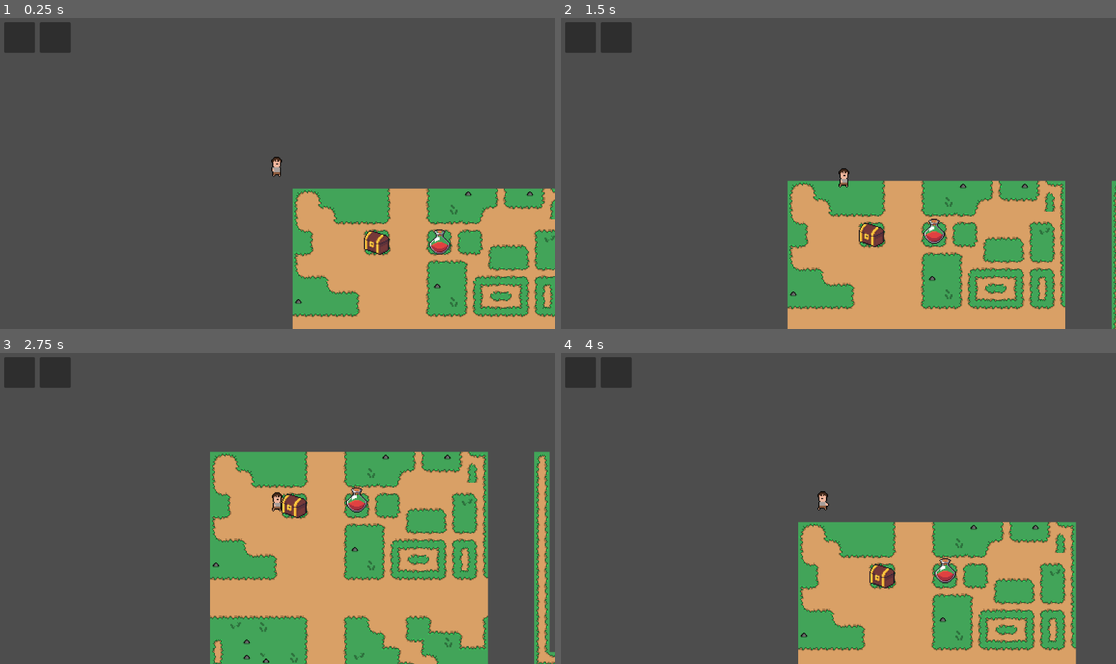
Above: before the commit, frames 1-4 (two rows, left to right).
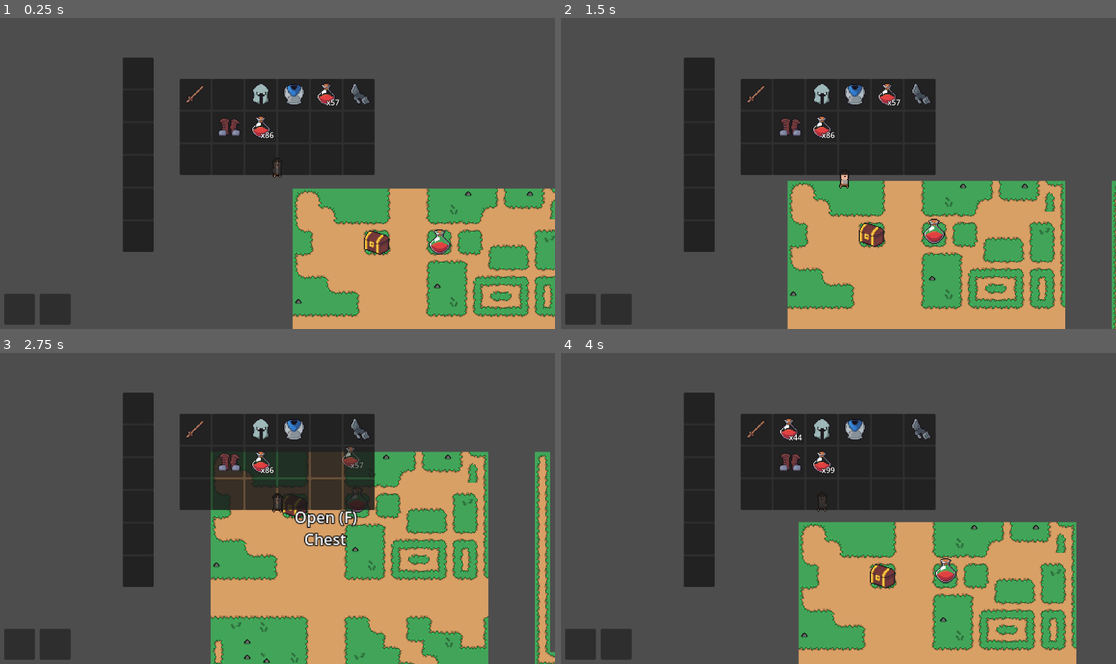
Above: after the commit, the same moments.

Repository: Lazy-Lizard-Games/Dungeons-Dooses
Game: Godot game, scene res://scenes/main.tscn
Same seed, same stepped clock (60 frames per second), same inputs: the game is played once before the commit and once after it.
Inputs (mouse positions are in pixels of both pictures, inside the frame that each line leads up to):
- Up to frame 1 (0.25 s): no input
- Up to frame 2 (1.5 s): tap Enter at 0.5 s; move the mouse to (583, 36) at 0.52 s; hold D (move_right) 0.53-1.28 s; tap X (holster) at 0.6 s; click (583, 36) at 0.67 s; right-click (583, 36) at 0.8 s; move the mouse to (616, 36) at 1.27 s; hold S (move_down) from 1.28 s (still down); right-click (616, 36) at 1.35 s; click (616, 36) at 1.42 s
- Up to frame 3 (2.75 s): tap Mouse wheel down (scroll_down) at 1.55, 2.1 s; move the mouse to (333, 440) at 2.02 s; release S (move_down) at 2.03 s; hold D (move_right) from 2.03 s (still down); click (333, 440) at 2.17 s; tap Mouse wheel up (scroll_up) at 2.3 s
- Up to frame 4 (4 s): move the mouse to (810, 570) at 2.77 s; release D (move_right) at 2.78 s; hold W (move_up) 2.78-3.53 s; tap Mouse wheel up (scroll_up) at 2.85 s; click (810, 570) at 2.92 s; tap F (interact, bound only after the commit) at 3.05, 3.6 s; move the mouse to (1005, 555) at 3.52 s; hold A (move_left) from 3.53 s (still down); click (1005, 555) at 3.67 s; tap X (holster) at 3.8 s

The runs differ from the first frame. In frame 1, 16% of the frame differs, in the area x 0-68%, y 1-99%; in frame 2, 16%; in frame 3, 20%, in the area x 0-100%, y 1-100%; in frame 4, 18%.

Commit message:
Update Interactions
Changed the way the player interacts with objects and pickups in the world. Now the player has an area that monitors for interactable objects and when the player presses the interact key it will interact with the closest object. This interaction will be different depending on the object.

Diff:
--- a/interactable/chest.gd
+++ b/interactable/chest.gd
@@ -1,9 +1,20 @@
-extends StaticBody2D
+extends Interactable
 
 signal toggle_inventory(external_inventory_owner)
 
 @export var inventory_data: InventoryData
-var _name = "Chest"
 
-func player_interact() -> void:
+var interacting_body: Node2D = null
+
+func interact(body: Node2D) -> void:
+	interacting_body = body
 	toggle_inventory.emit(self)
+
+func _physics_process(delta: float) -> void:
+	if interacting_body:
+		if position.distance_to(interacting_body.position) > 50:
+			clear_body()
+			toggle_inventory.emit(self)
+
+func clear_body() -> void:
+	interacting_body = null
--- a/interactable/chest.tscn
+++ b/interactable/chest.tscn
@@ -10,10 +10,12 @@
 [sub_resource type="RectangleShape2D" id="RectangleShape2D_6u4ot"]
 size = Vector2(26, 25)
 
-[node name="Chest" type="StaticBody2D" groups=["external_inventory"]]
+[node name="Chest" type="StaticBody2D" groups=["external_inventory", "interactable"]]
 collision_layer = 5
 collision_mask = 4
 script = ExtResource("1_lmdof")
+action_name = "Open"
+interact_name = "Chest"
 
 [node name="Sprite2D" type="Sprite2D" parent="."]
 texture = SubResource("AtlasTexture_biuf4")
--- /dev/null
+++ b/interactable/interactable.gd
@@ -0,0 +1,14 @@
+extends StaticBody2D
+class_name Interactable
+
+@export var action_name: String
+@export var interact_name: String
+
+func interact(body: Node2D) -> void:
+	print("Interact!")
+
+func get_interact_name() -> String:
+	return interact_name
+
+func get_action_name() -> String:
+	return "%s (%s)" % [action_name, InputMap.action_get_events("interact")[0].as_text()[0]]
--- /dev/null
+++ b/interactable/pickup.gd
@@ -0,0 +1,21 @@
+extends Interactable
+
+@export var slot_data: SlotData
+@onready var sprite_2d: Sprite2D = $Sprite2D
+
+var time_alive = 0
+
+func _ready() -> void:
+	sprite_2d.texture = slot_data.item_data.texture
+	interact_name = slot_data.item_data.name
+
+func _physics_process(delta: float) -> void:
+	time_alive += delta
+	position.y -= sin(time_alive)*0.05
+
+func interact(body: Node2D) -> void:
+	if body.inventory_data.pick_up_slot_data(slot_data):
+		queue_free()
+
+func get_interact_name() -> String:
+	return "%s x%s" % [interact_name, slot_data.quantity]
--- /dev/null
+++ b/interactable/pickup.tscn
@@ -0,0 +1,23 @@
+[gd_scene load_steps=5 format=3 uid="uid://biv6bo2ifthr8"]
+
+[ext_resource type="Script" path="res://interactable/pickup.gd" id="1_y7jof"]
+[ext_resource type="Texture2D" uid="uid://b6y8na6rm2gcb" path="res://resources/item/#1 - Transparent Icons.png" id="2_8bmxu"]
+
+[sub_resource type="AtlasTexture" id="AtlasTexture_jsop2"]
+atlas = ExtResource("2_8bmxu")
+region = Rect2(0, 0, 32, 32)
+
+[sub_resource type="CircleShape2D" id="CircleShape2D_7roox"]
+radius = 20.0
+
+[node name="Pickup" type="StaticBody2D" groups=["interactable"]]
+collision_layer = 4
+script = ExtResource("1_y7jof")
+action_name = "Pickup"
+interact_name = "Item"
+
+[node name="Sprite2D" type="Sprite2D" parent="."]
+texture = SubResource("AtlasTexture_jsop2")
+
+[node name="CollisionShape2D" type="CollisionShape2D" parent="."]
+shape = SubResource("CircleShape2D_7roox")
--- a/project.godot
+++ b/project.godot
@@ -45,9 +45,9 @@
 "events": [Object(InputEventKey,"resource_local_to_scene":false,"resource_name":"","device":-1,"window_id":0,"alt_press …(182 unchanged characters)…
 ]
 }
-interract={
+interact={
 "deadzone": 0.5,
-"events": [Object(InputEventMouseButton,"resource_local_to_scene":false,"resource_name":"","device":-1,"window_id":0,"alt_pressed":false,"shift_pressed":false,"ctrl_pressed":false,"meta_pressed":false,"button_mask":0,"position":Vector2(0, 0),"global_position":Vector2(0, 0),"factor":1.0,"button_index":2,"canceled":false,"pressed":false,"double_click":false,"script":null)
+"events": [Object(InputEventKey,"resource_local_to_scene":false,"resource_name":"","device":-1,"window_id":0,"alt_pressed":false,"shift_pressed":false,"ctrl_pressed":false,"meta_pressed":false,"pressed":false,"keycode":0,"physical_keycode":70,"key_label":0,"unicode":102,"echo":false,"script":null)
 ]
 }
 primary={
--- a/resources/item/pickup.gd
+++ /dev/null
@@ -1,29 +0,0 @@
-extends RigidBody2D
-
-@export var slot_data: SlotData
-@onready var sprite_2d: Sprite2D = $Sprite2D
-@onready var area_2d: Area2D = $Area2D
-
-var time_alive = 0
-var ignore_pickup_timer = 0
-var _name = ""
-
-func _ready() -> void:
-	sprite_2d.texture = slot_data.item_data.texture
-	_name = slot_data.item_data.name
-
-func _physics_process(delta: float) -> void:
-	if ignore_pickup_timer:
-		ignore_pickup_timer -= delta
-		if ignore_pickup_timer <= 0:
-			area_2d.monitoring = true
-	time_alive += delta
-	position.y -= sin(time_alive)*0.05
-
-func set_ignore_timer(timer: int):
-	ignore_pickup_timer = timer
-	area_2d.monitoring = false
-
-func _on_area_2d_body_entered(body: Node2D) -> void:
-	if body.inventory_data.pick_up_slot_data(slot_data):
-		queue_free()
--- a/resources/item/pickup.tscn
+++ /dev/null
@@ -1,33 +0,0 @@
-[gd_scene load_steps=5 format=3 uid="uid://biv6bo2ifthr8"]
-
-[ext_resource type="Texture2D" uid="uid://b6y8na6rm2gcb" path="res://resources/item/#1 - Transparent Icons.png" id="1_7iufi"]
-[ext_resource type="Script" path="res://resources/item/pickup.gd" id="1_q00dq"]
-
-[sub_resource type="AtlasTexture" id="AtlasTexture_jsop2"]
-atlas = ExtResource("1_7iufi")
-region = Rect2(0, 0, 32, 32)
-
-[sub_resource type="CircleShape2D" id="CircleShape2D_7roox"]
-radius = 20.0
-
-[node name="Pickup" type="RigidBody2D"]
-collision_layer = 4
-mass = 0.01
-gravity_scale = 0.0
-linear_damp = 1.0
-script = ExtResource("1_q00dq")
-
-[node name="Sprite2D" type="Sprite2D" parent="."]
-texture = SubResource("AtlasTexture_jsop2")
-
-[node name="CollisionShape2D" type="CollisionShape2D" parent="."]
-shape = SubResource("CircleShape2D_7roox")
-
-[node name="Area2D" type="Area2D" parent="."]
-collision_layer = 0
-collision_mask = 2
-
-[node name="CollisionShape2D" type="CollisionShape2D" parent="Area2D"]
-shape = SubResource("CircleShape2D_7roox")
-
-[connection signal="body_entered" from="Area2D" to="." method="_on_area_2d_body_entered"]
--- a/scenes/inventory/inventory_interface.gd
+++ b/scenes/inventory/inventory_interface.gd
@@ -5,8 +5,9 @@
 var grabbed_slot_data: SlotData
 var external_inventory_owner
 
-@onready var player_inventory: PanelContainer = $PlayerInventory
-@onready var player_equipment: PanelContainer = $PlayerEquipment
+@onready var player: Control = $Player
+@onready var player_inventory: PanelContainer = $Player/PlayerInventory
+@onready var player_equipment: PanelContainer = $Player/PlayerEquipment
 @onready var grabbed_slot: PanelContainer = $GrabbedSlot
 @onready var external_inventory: PanelContainer = $ExternalInventory
 @onready var info_card: Control = $InfoCard
@@ -55,6 +56,7 @@
 		inventory_data.toggle_slot_info.connect(on_toggle_slot_info)
 		external_inventory.clear_inventory_data(inventory_data)
 		external_inventory.hide()
+		external_inventory_owner.clear_body()
 		external_inventory_owner = null
 
 func on_inventory_interact(inventory_data: InventoryData, index: int, button: int, type: Globals.ITEM_TYPES = Globals.ITEM_TYPES.ITEM, armour_type: Globals.ARMOUR_TYPES = Globals.ARMOUR_TYPES.BODY) -> void:
--- a/scenes/main.gd
+++ b/scenes/main.gd
@@ -1,6 +1,6 @@
 extends Node2D
 
-const PickUp = preload("res://resources/item/pickup.tscn")
+const PickUp = preload("res://interactable/pickup.tscn")
 
 @onready var player: Character = $Player
 @onready var inventory_interface: Control = $UI/InventoryInterface
@@ -24,6 +24,3 @@
 	pickup.slot_data = slot_data
 	pickup.position = player.position
 	pickups.add_child(pickup)
-	pickup.set_ignore_timer(1)
-	var force = player.global_position.direction_to(get_global_mouse_position())
-	pickup.apply_central_force(force*100)
--- a/scenes/main.tscn
+++ b/scenes/main.tscn
@@ -11,7 +11,7 @@
 [ext_resource type="Resource" uid="uid://cbi7hxjywfd2m" path="res://resources/item/items/potion.tres" id="5_g8cv7"]
 [ext_resource type="Script" path="res://resources/inventory/slot_data.gd" id="6_lsoxq"]
 [ext_resource type="PackedScene" uid="uid://cscgcd10ibwak" path="res://scenes/inventory/slot.tscn" id="7_eibdl"]
-[ext_resource type="PackedScene" uid="uid://biv6bo2ifthr8" path="res://resources/item/pickup.tscn" id="7_f5w4x"]
+[ext_resource type="PackedScene" uid="uid://biv6bo2ifthr8" path="res://interactable/pickup.tscn" id="7_f5w4x"]
 [ext_resource type="Resource" uid="uid://x21xv1si7a61" path="res://test_equip.tres" id="10_usxbu"]
 [ext_resource type="PackedScene" uid="uid://documyiknvvde" path="res://scenes/inventory/player_equipment.tscn" id="12_5cl3d"]
 [ext_resource type="Script" path="res://scenes/hud/hud.gd" id="15_2papl"]
@@ -430,7 +430,6 @@
 [node name="UI" type="CanvasLayer" parent="."]
 
 [node name="InventoryInterface" type="Control" parent="UI"]
-visible = false
 layout_mode = 3
 anchors_preset = 15
 anchor_right = 1.0
@@ -440,18 +439,23 @@
 mouse_filter = 1
 script = ExtResource("4_72jsd")
 
-[node name="PlayerInventory" parent="UI/InventoryInterface" instance=ExtResource("3_0nsk3")]
+[node name="Player" type="Control" parent="UI/InventoryInterface"]
+anchors_preset = 0
+offset_right = 40.0
+offset_bottom = 40.0
+
+[node name="PlayerInventory" parent="UI/InventoryInterface/Player" instance=ExtResource("3_0nsk3")]
 layout_mode = 1
 anchors_preset = 5
 anchor_left = 0.5
 anchor_right = 0.5
-offset_left = -202.0
+offset_left = 354.0
 offset_top = 128.0
-offset_right = 202.0
+offset_right = 758.0
 offset_bottom = 192.0
 grow_horizontal = 2
 
-[node name="PlayerEquipment" parent="UI/InventoryInterface" instance=ExtResource("12_5cl3d")]
+[node name="PlayerEquipment" parent="UI/InventoryInterface/Player" instance=ExtResource("12_5cl3d")]
 layout_mode = 1
 offset_left = 256.0
 offset_top = 84.0
@@ -486,12 +490,27 @@
 
 [node name="HUD" type="Control" parent="UI"]
 layout_mode = 3
-anchors_preset = 0
+anchors_preset = 15
+anchor_right = 1.0
+anchor_bottom = 1.0
+grow_horizontal = 2
+grow_vertical = 2
 mouse_filter = 2
 script = ExtResource("15_2papl")
 
 [node name="Equipment" parent="UI/HUD" instance=ExtResource("15_udl2x")]
 layout_mode = 1
+anchors_preset = 3
+anchor_left = 1.0
+anchor_top = 1.0
+anchor_right = 1.0
+anchor_bottom = 1.0
+offset_left = -1152.0
+offset_top = -83.0
+offset_right = -1152.0
+offset_bottom = -83.0
+grow_horizontal = 0
+grow_vertical = 0
 
 [connection signal="drop_slot_data" from="UI/InventoryInterface" to="." method="_on_inventory_interface_drop_slot_data"]
 [connection signal="gui_input" from="UI/InventoryInterface" to="UI/InventoryInterface" method="_on_gui_input"]
--- a/scenes/player.tscn
+++ b/scenes/player.tscn
@@ -47,10 +47,9 @@
 size = Vector2(9, 9)
 
 [sub_resource type="CircleShape2D" id="CircleShape2D_dbmv1"]
-radius = 3.0
+radius = 25.0
 
 [node name="Player" type="CharacterBody2D"]
-y_sort_enabled = true
 collision_layer = 2
 motion_mode = 1
 floor_stop_on_slope = false
@@ -72,13 +71,13 @@
 sprite_frames = SubResource("SpriteFrames_t1jp6")
 animation = &"idle"
 frame_progress = 0.340299
-offset = Vector2(1, -11)
+offset = Vector2(1.5, -10)
 
 [node name="Hand" type="Node2D" parent="Sprites"]
 position = Vector2(-4, -1)
 
 [node name="CollisionShape" type="CollisionShape2D" parent="."]
-position = Vector2(-0.5, -0.5)
+position = Vector2(0, 0.5)
 shape = SubResource("RectangleShape2D_t4n5u")
 
 [node name="Camera2D" type="Camera2D" parent="."]
@@ -94,20 +93,23 @@
 shape = SubResource("CircleShape2D_dbmv1")
 
 [node name="UI" type="CanvasLayer" parent="."]
+follow_viewport_enabled = true
 
-[node name="Interactions" type="Control" parent="UI"]
-layout_mode = 3
-anchors_preset = 0
+[node name="Interactions" type="VBoxContainer" parent="UI"]
 offset_right = 40.0
 offset_bottom = 40.0
-metadata/_edit_use_anchors_ = true
+theme_override_constants/separation = 0
 
-[node name="InteractLabel" type="Label" parent="UI/Interactions"]
-visible = false
-layout_mode = 0
-offset_right = 40.0
-offset_bottom = 23.0
+[node name="ActionName" type="Label" parent="UI/Interactions"]
+layout_mode = 2
+size_flags_horizontal = 4
 theme_override_colors/font_outline_color = Color(0, 0, 0, 1)
 theme_override_constants/outline_size = 4
-theme_override_font_sizes/font_size = 30
 text = "AHH"
+
+[node name="InteractName" type="Label" parent="UI/Interactions"]
+layout_mode = 2
+size_flags_horizontal = 4
+theme_override_colors/font_outline_color = Color(0, 0, 0, 1)
+theme_override_constants/outline_size = 4
+text = "AHH"
--- a/scripts/player/player_controller.gd
+++ b/scripts/player/player_controller.gd
@@ -12,8 +12,9 @@
 @export var reach: int = 100
 
 @onready var interact_area: Area2D = $InteractArea
-@onready var interact_label: Label = $UI/Interactions/InteractLabel
-@onready var interact_hover: TextureRect = $UI/Interactions/InteractHover
+@onready var interactions: VBoxContainer = $UI/Interactions
+@onready var action_name: Label = $UI/Interactions/ActionName
+@onready var interact_name: Label = $UI/Interactions/InteractName
 @onready var sprites: Node2D = $Sprites
 @onready var animated_sprite: AnimatedSprite2D = $Sprites/AnimatedSprite
 @onready var holster_a: Node2D = $Sprites/Back/HolsterA
@@ -42,11 +43,10 @@
 	if Input.is_action_just_pressed("inventory"):
 		toggle_inventory.emit()
 
-	if Input.is_action_just_pressed("interract"):
+	if Input.is_action_just_pressed("interact"):
 		if interact_area.has_overlapping_bodies():
-			var interactable = interact_area.get_overlapping_bodies()[0]
-			if global_position.distance_to(interactable.global_position) <= reach:
-				interactable.player_interact()
+			var interactable = get_closest_body(interact_area.get_overlapping_bodies())
+			interactable.interact(self)
 
 	if Input.is_action_just_pressed("primary"):
 		if worn_weapons[held_index]:
@@ -61,9 +61,11 @@
 			print("Super Punch!")
 
 	if Input.is_action_just_pressed("scroll_up"):
+		holstered = false
 		swap_held_weapon(held_index-1)
 
 	if Input.is_action_just_pressed("scroll_down"):
+		holstered = false
 		swap_held_weapon(held_index+1)
 
 	if Input.is_action_just_pressed("holster"):
@@ -75,15 +77,13 @@
 
 func _physics_process(delta) -> void:
 	# Update interract area
-	interact_area.global_position = get_global_mouse_position()
-	interact_label.hide()
+	interactions.hide()
 	if interact_area.has_overlapping_bodies():
-		var interactable = interact_area.get_overlapping_bodies()[0]
-		interact_label.text = interactable._name
-		# Center label below cursor
-		interact_label.global_position = get_viewport().get_mouse_position()
-		interact_label.global_position += Vector2(-interact_label.get_rect().size.x/2, 10)
-		interact_label.show()
+		var interactable = get_closest_body(interact_area.get_overlapping_bodies())
+		action_name.text = interactable.get_action_name()
+		interact_name.text = interactable.get_interact_name()
+		interactions.position = interactable.position
+		interactions.show()
 
 	# Get the input direction and handle the movement/deceleration.
 	speed = get_stat("speed") * get_stat("speed_mult")
@@ -176,3 +176,12 @@
 	for child in hand.get_children():
 		hand.remove_child(child)
 	holsters[index].add_child(Globals.create_weapon(worn_weapons[index]))
+
+func get_closest_body(bodies: Array[Node2D]) -> Node2D:
+	if bodies.size() == 1:
+		return bodies[0]
+	var closest = bodies[0]
+	for body in bodies:
+		if position.distance_to(body.position) < position.distance_to(closest.position):
+			closest = body
+	return closest
